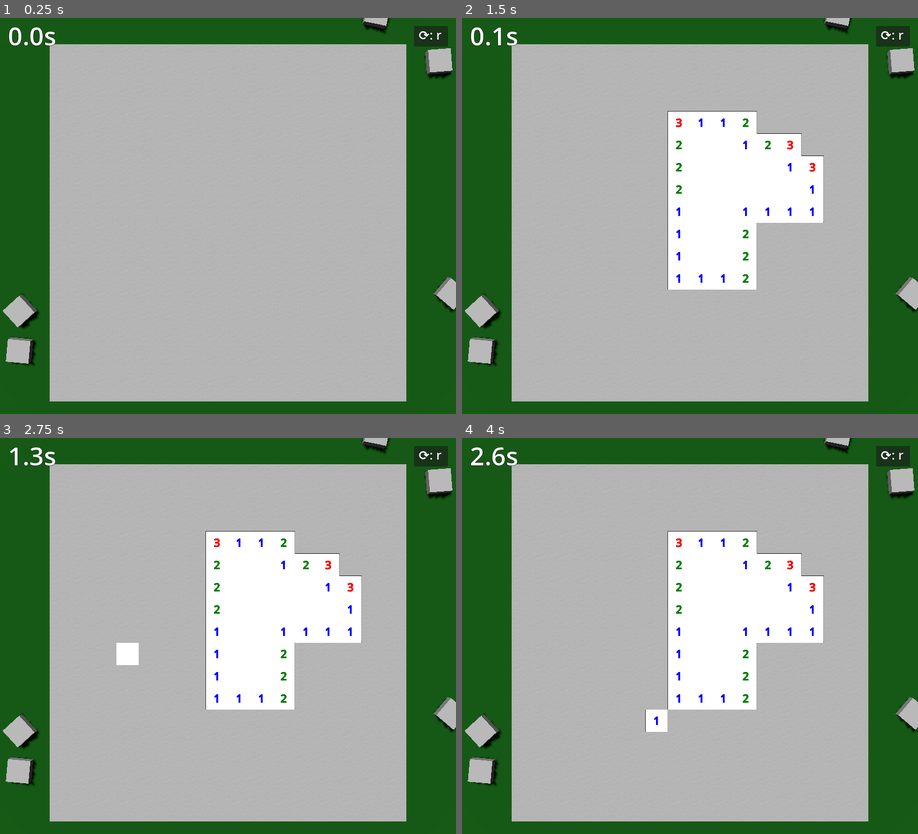
Above: before the commit, frames 1-4 (two rows, left to right).
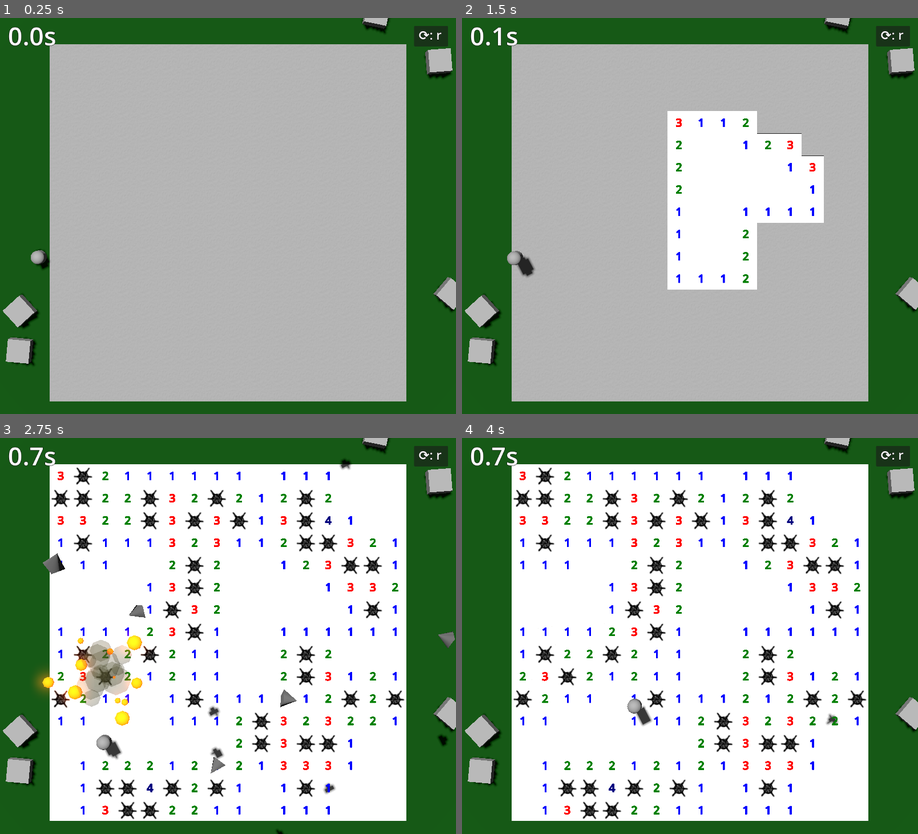
Above: after the commit, the same moments.

Repository: Blubtastic/godot_minesweeper
Game: Godot game, scene res://main.tscn
Two runs of this game, one before a commit and one after it. Both use one fixed random seed, a clock stepped at 60 frames per second and the inputs below.
Inputs (mouse positions are in pixels of both pictures, inside the frame that each line leads up to):
- Up to frame 1 (0.25 s): no input
- Up to frame 2 (1.5 s): click "⟳: r" at 0.5 s; tap Enter (ui_accept) at 1.25, 1.35 s; move the mouse to (790, 196) at 1.27 s; hold Right (ui_right) from 1.28 s (still down); click (790, 196) at 1.42 s
- Up to frame 3 (2.75 s): tap Enter (ui_accept) at 1.52, 1.82, 2.1, 2.27, 2.57 s; move the mouse to (136, 655) at 2.02 s; release Right (ui_right) at 2.03 s; hold Down (ui_down) from 2.03 s (still down)
- Up to frame 4 (4 s): move the mouse to (735, 548) at 2.77 s; release Down (ui_down) at 2.78 s; hold Right (ui_right) 2.78-3.53 s; tap Enter (ui_accept) at 2.85, 3.6, 3.77 s; move the mouse to (667, 715) at 3.52 s; hold Up (ui_up) from 3.53 s (still down); click (667, 715) at 3.67 s

The runs differ from the first frame. In frame 1, 0.1% of the frame differs, in the area x 6-12%, y 58-64%; in frame 2, 0.4%; in frame 3, 59%, in the area x 1-100%, y 2-100%; in frame 4, 58%.

Commit message:
add basic character

Diff:
--- /dev/null
+++ b/character_body_3d.gd
@@ -0,0 +1,34 @@
+extends CharacterBody3D
+
+const SPEED = 4.0
+const JUMP_VELOCITY = 8
+var overlapping_cubes
+
+func _physics_process(delta: float) -> void:
+	var cubes = get_tree().get_nodes_in_group("cubes")
+	overlapping_cubes = $Area3D.get_overlapping_bodies()
+	for overlapping_cube in overlapping_cubes:
+		if overlapping_cube in cubes:
+			overlapping_cube.handle_uncleared_pressed()
+			print("DEAD!!!")
+
+	# Add the gravity.
+	if not is_on_floor():
+		velocity += get_gravity()*2 * delta
+
+	# Handle jump.
+	if Input.is_action_just_pressed("ui_accept") and is_on_floor():
+		velocity.y = JUMP_VELOCITY
+
+	# Get the input direction and handle the movement/deceleration.
+	# As good practice, you should replace UI actions with custom gameplay actions.
+	var input_dir := Input.get_vector("ui_left", "ui_right", "ui_up", "ui_down")
+	var direction := (transform.basis * Vector3(input_dir.x, 0, input_dir.y)).normalized()
+	if direction:
+		velocity.x = direction.x * SPEED
+		velocity.z = direction.z * SPEED
+	else:
+		velocity.x = move_toward(velocity.x, 0, SPEED)
+		velocity.z = move_toward(velocity.z, 0, SPEED)
+
+	move_and_slide()
--- a/main.tscn
+++ b/main.tscn
@@ -6,6 +6,7 @@
 [ext_resource type="PackedScene" uid="uid://b8yejfq3fcemn" path="res://shared/cube/ExplosionEffect.tscn" id="4_wedpj"]
 [ext_resource type="PackedScene" uid="uid://487bysnuw5km" path="res://shared/cube/CubePiece.tscn" id="5_v8as3"]
 [ext_resource type="PackedScene" uid="uid://bp6e0aywkls4b" path="res://shared/cube/CubeDestroyed.tscn" id="6_n37dy"]
+[ext_resource type="Script" path="res://character_body_3d.gd" id="7_gcko1"]
 
 [sub_resource type="ProceduralSkyMaterial" id="ProceduralSkyMaterial_25xtt"]
 
@@ -68,6 +69,18 @@
 
 [sub_resource type="BoxMesh" id="BoxMesh_bcama"]
 
+[sub_resource type="CapsuleShape3D" id="CapsuleShape3D_r3ej6"]
+radius = 0.3
+height = 1.5
+
+[sub_resource type="CapsuleMesh" id="CapsuleMesh_06y1f"]
+radius = 0.3
+height = 1.5
+
+[sub_resource type="CapsuleShape3D" id="CapsuleShape3D_qlff2"]
+radius = 0.1
+height = 1.5
+
 [node name="Main" type="Node"]
 
 [node name="CubeGrid" type="Node3D" parent="."]
@@ -146,6 +159,7 @@
 
 [node name="GrassCube" type="StaticBody3D" parent="Surroundings"]
 transform = Transform3D(1, 0, 0, 0, 1, 0, 0, 0, 1, 7.5, 0, -5.5)
+collision_layer = 9
 
 [node name="MeshInstance3D" type="MeshInstance3D" parent="Surroundings/GrassCube"]
 transform = Transform3D(36, 0, 0, 0, 1, 0, 0, 0, 10, 0, 0, 0)
@@ -156,6 +170,7 @@
 
 [node name="GrassCube2" type="StaticBody3D" parent="Surroundings"]
 transform = Transform3D(1, 0, 0, 0, 1, 0, 0, 0, 1, 7.5, 0, 20.5)
+collision_layer = 9
 
 [node name="MeshInstance3D" type="MeshInstance3D" parent="Surroundings/GrassCube2"]
 transform = Transform3D(36, 0, 0, 0, 1, 0, 0, 0, 10, 0, 0, 0)
@@ -166,6 +181,7 @@
 
 [node name="GrassCube3" type="StaticBody3D" parent="Surroundings"]
 transform = Transform3D(-4.37114e-08, 0, 1, 0, 1, 0, -1, 0, -4.37114e-08, 20.5, 0, 7.5)
+collision_layer = 9
 
 [node name="MeshInstance3D" type="MeshInstance3D" parent="Surroundings/GrassCube3"]
 transform = Transform3D(16, 0, 0, 0, 1, 0, 0, 0, 10, 0, 0, 0)
@@ -176,6 +192,7 @@
 
 [node name="GrassCube4" type="StaticBody3D" parent="Surroundings"]
 transform = Transform3D(-4.37114e-08, 0, 1, 0, 1, 0, -1, 0, -4.37114e-08, -5.5, 0, 7.5)
+collision_layer = 9
 
 [node name="MeshInstance3D" type="MeshInstance3D" parent="Surroundings/GrassCube4"]
 transform = Transform3D(16, 0, 0, 0, 1, 0, 0, 0, 10, 0, 0, 0)
@@ -247,3 +264,24 @@
 [node name="CubeDestroyed" parent="." instance=ExtResource("6_n37dy")]
 transform = Transform3D(1, 0, 0, 0, 1, 0, 0, 0, 1, -25.9209, 0, -2.3964)
 visible = false
+
+[node name="CharacterBody3D" type="CharacterBody3D" parent="."]
+transform = Transform3D(-4.37114e-08, 0, -1, 0, 1, 0, 1, 0, -4.37114e-08, 5.97042, 1.4431, -0.896972)
+collision_layer = 8
+collision_mask = 8
+script = ExtResource("7_gcko1")
+metadata/_edit_group_ = true
+
+[node name="CollisionShape3D" type="CollisionShape3D" parent="CharacterBody3D"]
+shape = SubResource("CapsuleShape3D_r3ej6")
+
+[node name="MeshInstance3D" type="MeshInstance3D" parent="CharacterBody3D"]
+mesh = SubResource("CapsuleMesh_06y1f")
+
+[node name="Area3D" type="Area3D" parent="CharacterBody3D"]
+transform = Transform3D(1, 0, 0, 0, 1, 0, 0, 0, 1, 0, -0.0968428, 0)
+collision_layer = 8
+collision_mask = 8
+
+[node name="CollisionShape3D" type="CollisionShape3D" parent="CharacterBody3D/Area3D"]
+shape = SubResource("CapsuleShape3D_qlff2")
--- a/shared/cube/Cube.tscn
+++ b/shared/cube/Cube.tscn
@@ -45,8 +45,8 @@
 
 [node name="Cube" type="StaticBody3D" groups=["cubes"]]
 transform = Transform3D(1, 0, 0, 0, 1, 0, 0, 0, 1, 0.5, 0.5, 0.5)
-collision_layer = 5
-collision_mask = 4
+collision_layer = 13
+collision_mask = 12
 script = ExtResource("1_q4yb4")
 
 [node name="Collider" type="CollisionShape3D" parent="."]
--- a/shared/cube/cube.gd
+++ b/shared/cube/cube.gd
@@ -12,6 +12,7 @@
 @onready var top_mesh: MeshInstance3D = $TopMesh
 
 var is_bomb: bool = false
+var has_exploded: bool = false
 var is_cleared: bool = false
 var is_flagged: bool = false
 
@@ -63,7 +64,7 @@
 			reveal_cube_audio.play()
 		top_mesh.visible = false
 		nearby_mines_label.visible = true
-		transform = transform.translated(Vector3(0, -0.1, 0))
+		#transform = transform.translated(Vector3(0, -0.1, 0))
 		is_cleared = true;
 		cube_was_cleared.emit(self)
 		cube_scanner.update_cube()
@@ -72,12 +73,14 @@
 			mine_sprite.visible = true
 
 func trigger_explosion():
-	explosion_audio.play()
-	var CubeDestroyed = cube_destroyed.instantiate()
-	add_child(CubeDestroyed)
-	CubeDestroyed.global_position = Vector3(global_position.x, 0.7, global_position.z)
-	top_mesh.visible = false
-	flag_sprite.visible = false
+	if !has_exploded:
+		explosion_audio.play()
+		var CubeDestroyed = cube_destroyed.instantiate()
+		add_child(CubeDestroyed)
+		CubeDestroyed.global_position = Vector3(global_position.x, 0.7, global_position.z)
+		top_mesh.visible = false
+		flag_sprite.visible = false
+		has_exploded = true
 
 func toggle_flag():
 	is_flagged = !is_flagged
Not shown: 1 places in main.tscn that only renumber resources
